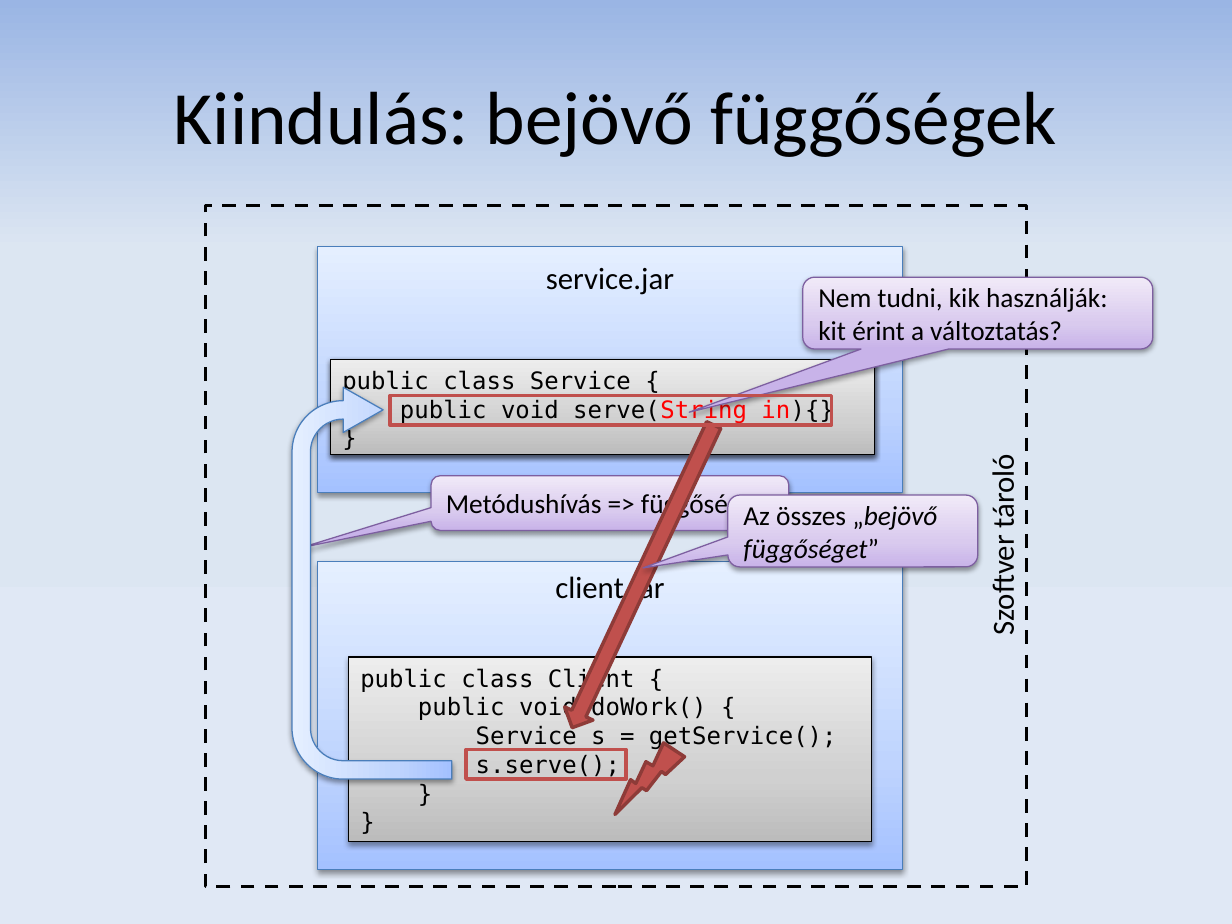
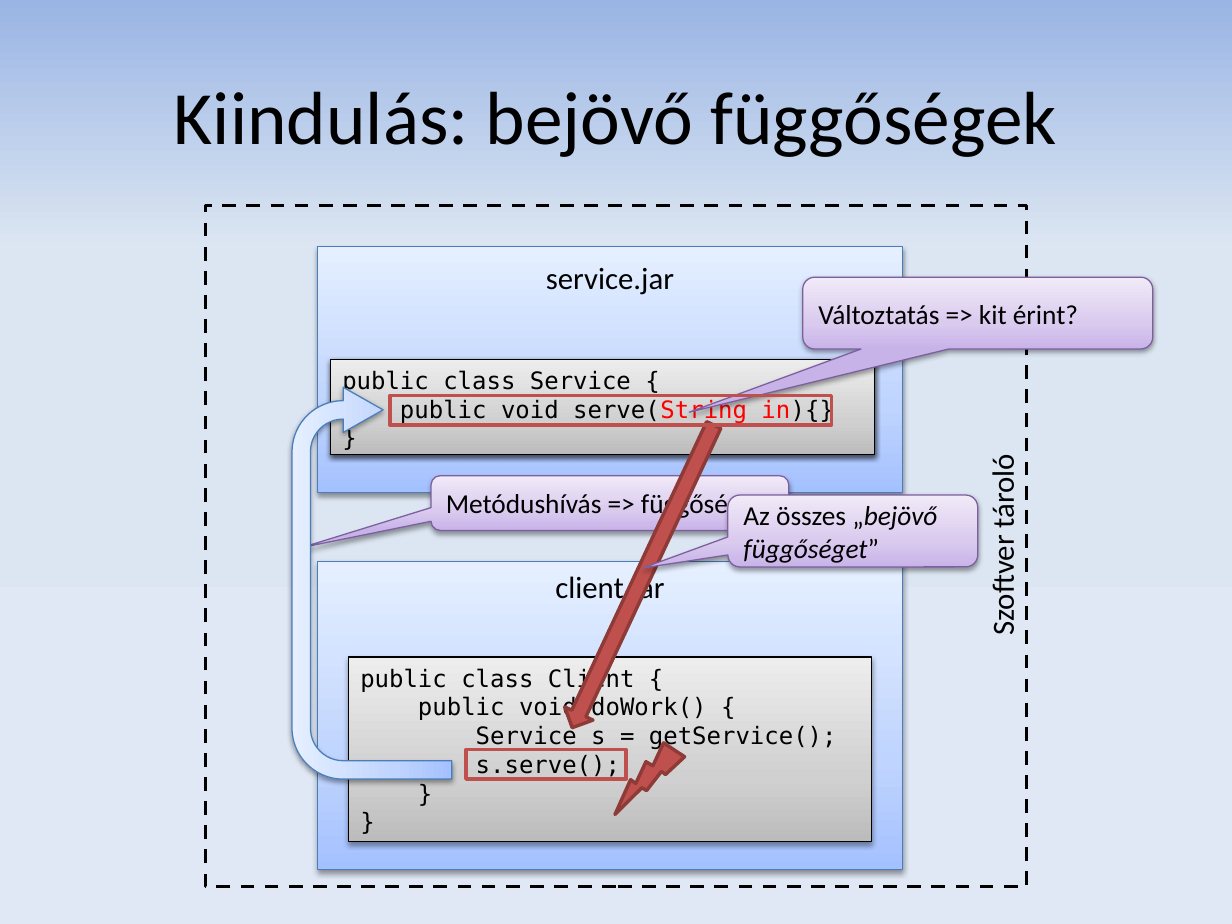
Before and after one commit to donat/incquery-deps, a slide deck: slide 3 of incquery-deps-documentation/presentation/tdk_pres_hu_v2.pptx. Drawn at 1232x924 pixels with LibreOffice and Linux fonts; fonts in the diff are those of the drawing. Boxes give left, top, right and bottom in pixels: in the first picture for what was removed or moved away, otherwise in the second. Text is boxed around its words. In the diff, an @@ line names an element or a change of style, - is before the commit and + after.

```diff
--- a/incquery-deps-documentation/presentation/tdk_pres_hu_v2.pptx
+++ b/incquery-deps-documentation/presentation/tdk_pres_hu_v2.pptx
@@ text in rounded speech box at [818, 305, 1078, 325]: text changed @@
-Nem tudni, kik használják: kit érint a változtatás?
+Változtatás => kit érint?
```
Also in this commit, not shown: 4 other slides changed.
